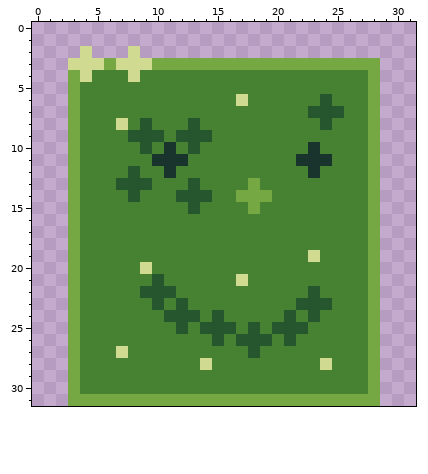
Pixel-art file -- assets/slime.aseprite. That is the earlier state.
32x32 pixels, 1 frame.
After:
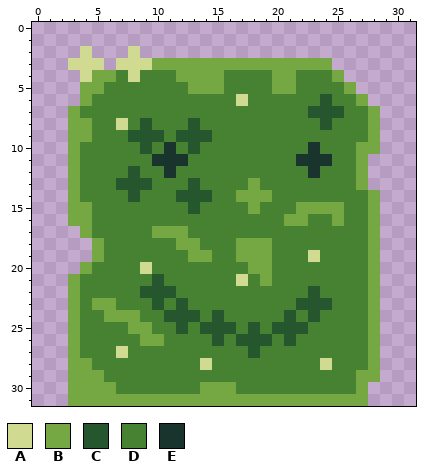
Palette (. is transparent): A #d0da91  B #75a743  C #25562e  D #468232  E #19332d
What changed:
@@ x 0..31 @@
  2 ....A...A.......................
- 3 ...AAABAAABBBBBBBBBBBBBBBBBBB...
- 4 ...BADDDADDDDDDDDDDDDDDDDDDDB...
- 5 ...BDDDDDDDDDDDDDDDDDDDDDDDDB...
- 6 ...BDDDDDDDDDDDDDADDDDDDCDDDB...
+ 3 ...AAA.AAABBBBBBBBBBBBBBB.......
+ 4 ....ABBDADDDBBBBDDDDBBDDDB......
+ 5 ....BBDDDDDDDBBBDDDDBBDDDDB.....
+ 6 ....BDDDDDDDDDDDDADDDDDDCDDB....
  7 ...BDDDDDDDDDDDDDDDDDDDCCCDDB...
- 8 ...BDDDADCDDDCDDDDDDDDDDCDDDB...
- 9 ...BDDDDCCCDCCCDDDDDDDDDDDDDB...
-10 ...BDDDDDCDEDCDDDDDDDDDEDDDDB...
-11 ...BDDDDDDEEEDDDDDDDDDEEEDDDB...
-12 ...BDDDDCDDEDDDDDDDDDDDEDDDDB...
-13 ...BDDDCCCDDDCDDDDBDDDDDDDDDB...
+ 8 ...BBDDADCDDDCDDDDDDDDDDCDDDB...
+ 9 ...BBDDDCCCDCCCDDDDDDDDDDDDDB...
+10 ...BDDDDDCDEDCDDDDDDDDDEDDDBB...
+11 ...BDDDDDDEEEDDDDDDDDDEEEDDB....
+12 ...BDDDDCDDEDDDDDDDDDDDEDDDB....
+13 ...BDDDCCCDDDCDDDDBDDDDDDDDB....
 14 ...BDDDDCDDDCCCDDBBBDDDDDDDDB...
-15 ...BDDDDDDDDDCDDDDBDDDDDDDDDB...
-16 ...BDDDDDDDDDDDDDDDDDDDDDDDDB...
-17 ...BDDDDDDDDDDDDDDDDDDDDDDDDB...
-18 ...BDDDDDDDDDDDDDDDDDDDDDDDDB...
-19 ...BDDDDDDDDDDDDDDDDDDDADDDDB...
-20 ...BDDDDDADDDDDDDDDDDDDDDDDDB...
-21 ...BDDDDDDCDDDDDDADDDDDDDDDDB...
+15 ...BBDDDDDDDDCDDDDBDDDBBBBDDB...
+16 ...BBDDDDDDDDDDDDDDDDBBDDBDDB...
+17 ....BDDDDDBBBDDDDDDDDDDDDDDDB...
+18 .....BDDDDDDBBDDDBBBDDDDDDDDB...
+19 .....BDDDDDDDBBDDBBBDDDADDDDB...
+20 ....BDDDDADDDDDDDDBBDDDDDDDDB...
+21 ...BDDDDDDCDDDDDDADBDDDDDDDDB...
 22 ...BDDDDDCCCDDDDDDDDDDDCDDDDB...
-23 ...BDDDDDDCDCDDDDDDDDDCCCDDDB...
-24 ...BDDDDDDDCCCDCDDDDDCDCDDDDB...
-25 ...BDDDDDDDDCDCCCDCDCCCDDDDDB...
-26 ...BDDDDDDDDDDDCDCCCDCDDDDDDB...
+23 ...BDBBDDDCDCDDDDDDDDDCCCDDDB...
+24 ...BDDBBBDDCCCDCDDDDDCDCDDDDB...
+25 ...BDDDDBBDDCDCCCDCDCCCDDDDDB...
+26 ...BDDDDDBBDDDDCDCCCDCDDDDDDB...
 27 ...BDDDADDDDDDDDDDCDDDDDDDDDB...
-28 ...BDDDDDDDDDDADDDDDDDDDADDDB...
-29 ...BDDDDDDDDDDDDDDDDDDDDDDDDB...
-30 ...BDDDDDDDDDDDDDDDDDDDDDDDDB...
-31 ...BBBBBBBBBBBBBBBBBBBBBBBBBB...
+28 ...BBDDDDDDDDDADDDDDDDDDADDDB...
+29 ...BBBDDDDDDDDDDDDDDDDDDDDDBB...
+30 ...BBBBDDDDDDDBBBDDDDDDDDDDB....
+31 ...BBBBBBBBBBBBBBBBBBBBBBBBB....
